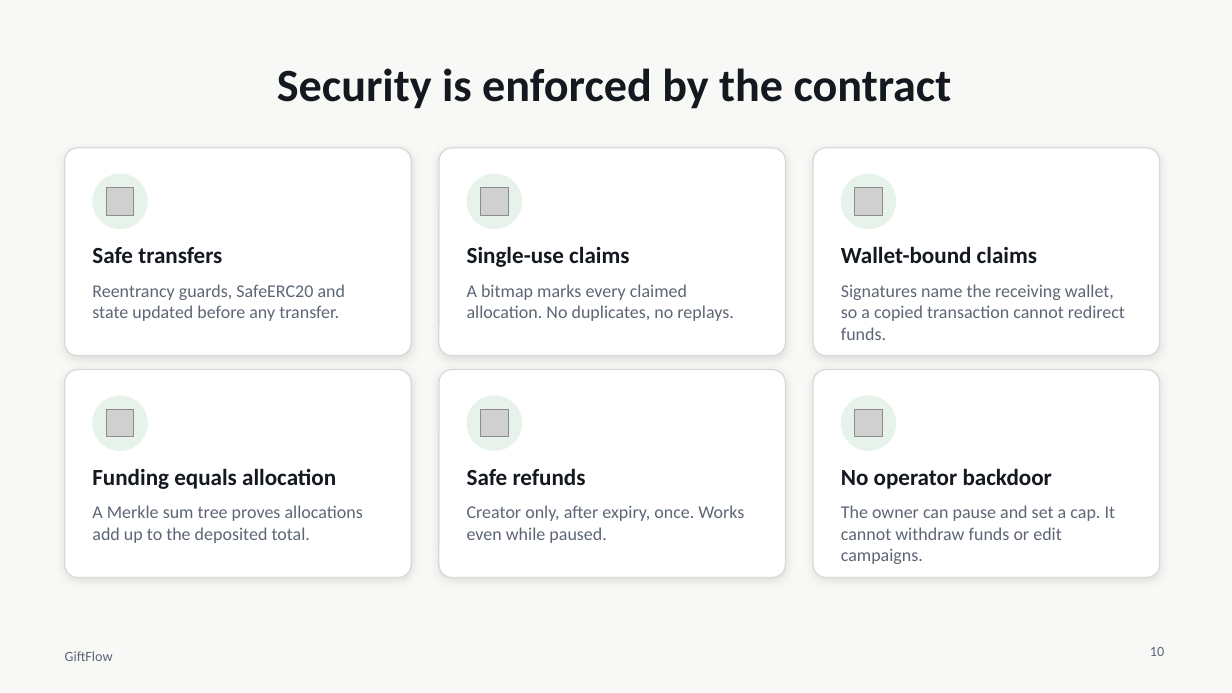
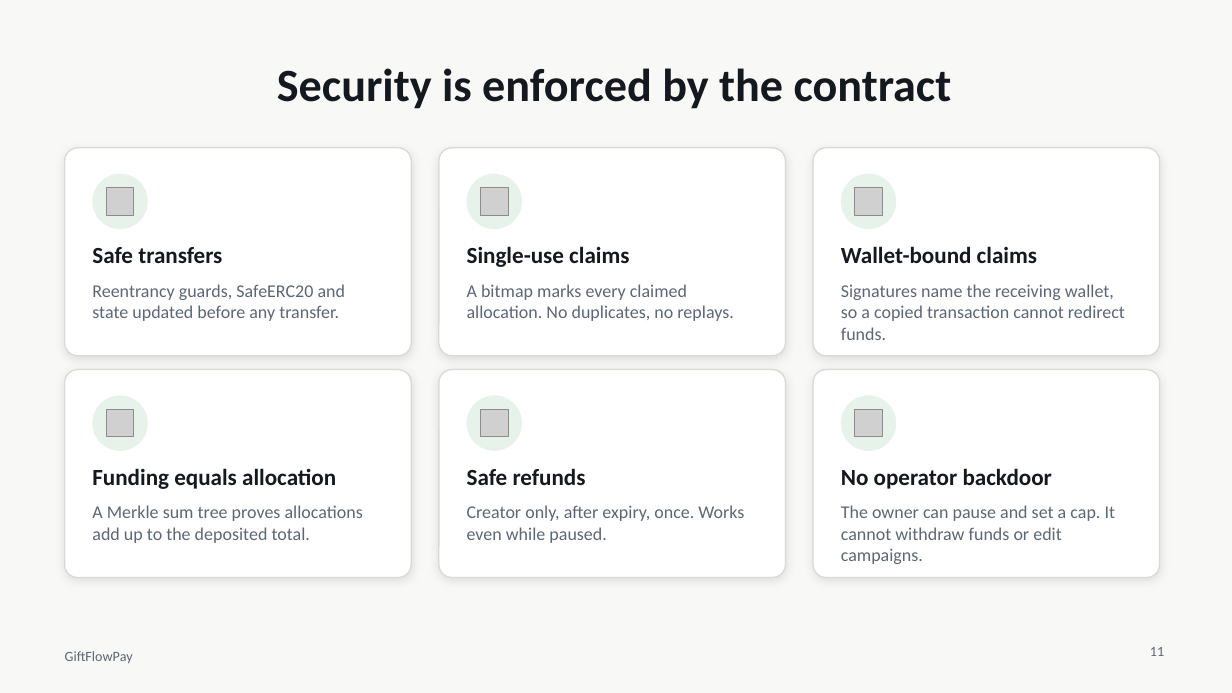
Before and after one commit to sadikul880/giftflowpay-by-arc, a slide deck: slide 11 of docs/presentation/GiftFlow-presentation.pptx (slide 10 before the commit). Drawn at 1232x693 pixels with LibreOffice and Linux fonts; fonts in the diff are those of the drawing; grey boxes stand for pictures. Boxes give left, top, right and bottom in pixels: in the first picture for what was removed or moved away, otherwise in the second. Text is boxed around its words. In the diff, an @@ line names an element or a change of style, - is before the commit and + after.

```diff
--- a/docs/presentation/GiftFlow-presentation.pptx
+++ b/docs/presentation/GiftFlow-presentation.pptx
@@ text at (65, 651, 133, 663): text changed @@
-GiftFlow
+GiftFlowPay
@@ page number at (1150, 647, 1164, 656): text changed @@
-10
+11
```
Also in this commit, not shown: 13 other slides changed, 2 slides added, 1 slide removed, 39 other files.
